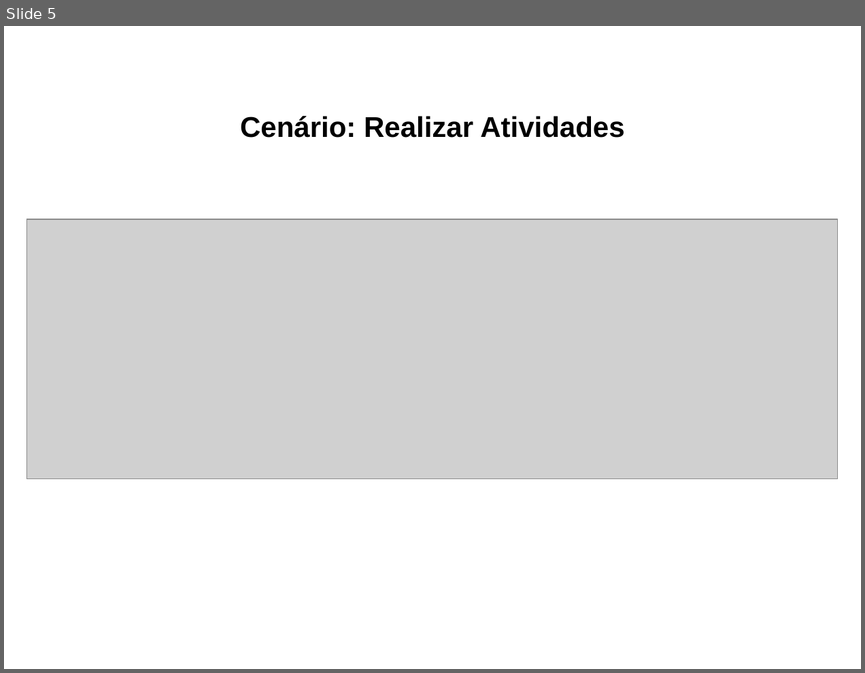
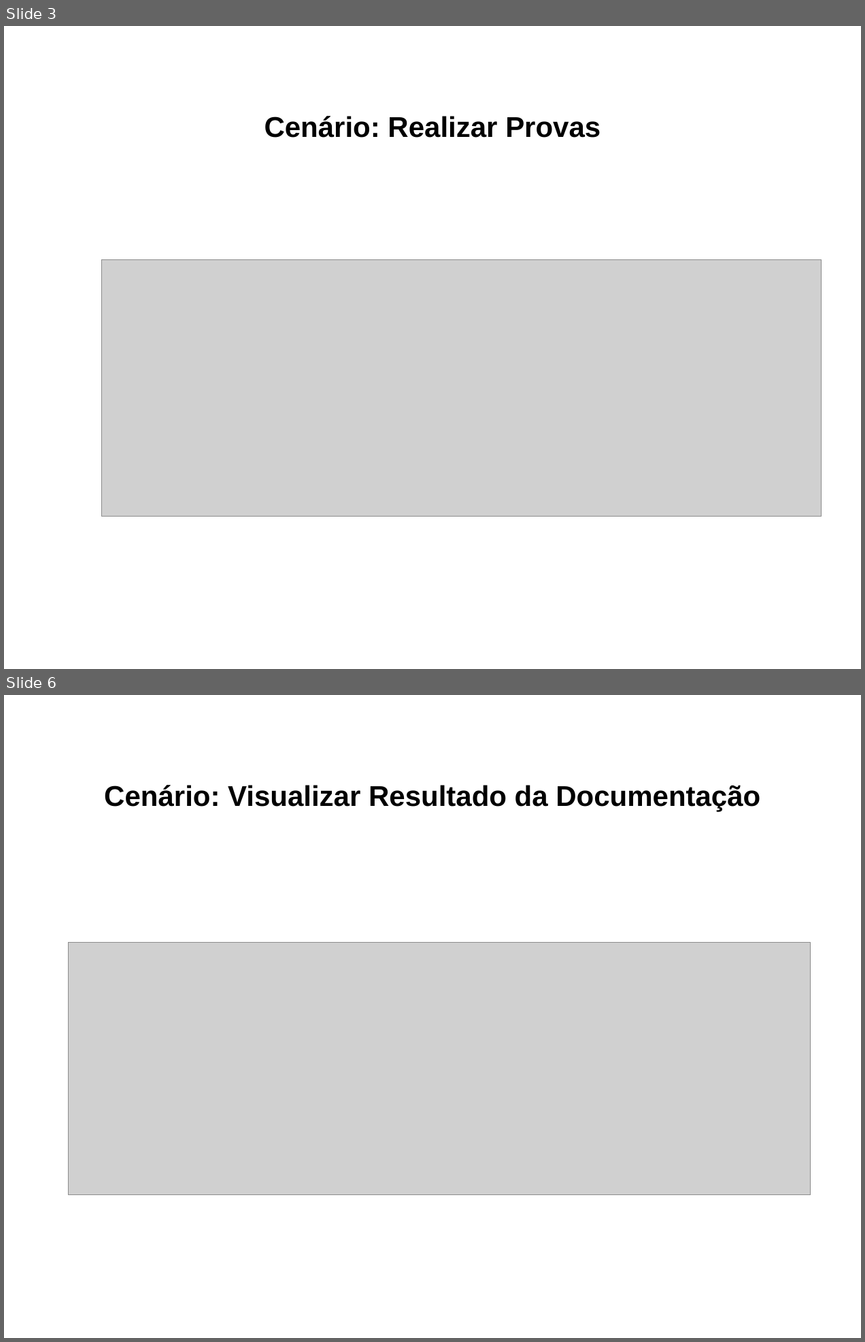
Before and after one commit to leozabotto/smart-owl, a slide deck: Artefatos/15 - Arquitetura de Negócio para cada Cenário.pptx. Shown one above the other, each under a label of ours: slide 5 before the commit, slides 3 and 6 after it; the slides between them are not shown. The pictures are 865x673 and 865x1342 pixels, drawn with LibreOffice and Linux fonts; fonts in the diff are those of the drawing; grey boxes stand for pictures. Boxes give left, top, right and bottom in pixels: in the first picture for what was removed or moved away, otherwise in the second. Text is boxed around its words. In the diff, an @@ line names an element or a change of style, - is before the commit and + after.

```diff
--- a/Artefatos/15 - Arquitetura de Negócio para cada Cenário.pptx
+++ b/Artefatos/15 - Arquitetura de Negócio para cada Cenário.pptx
@@ slide 6 added at [4, 695, 861, 1338], background #FFFFFF @@
@@ text added at [104, 785, 760, 811], 24 pt, text #000000, bold @@
+Cenário: Visualizar Resultado da Documentação
@@ picture added at [68, 942, 810, 1195] @@
@@ what was slide 5 is now slide 3 @@
@@ slide 3 changed as well @@
@@ text at [264, 116, 600, 138]: text changed @@
-Cenário: Realizar Atividades
+Cenário: Realizar Provas
@@ picture: place and size @@
-picture at [27, 219, 838, 478]
+picture at [102, 260, 821, 516]
```
Also in this commit, not shown: 2 other slides changed, 3 other slides added, 3 slides removed.
